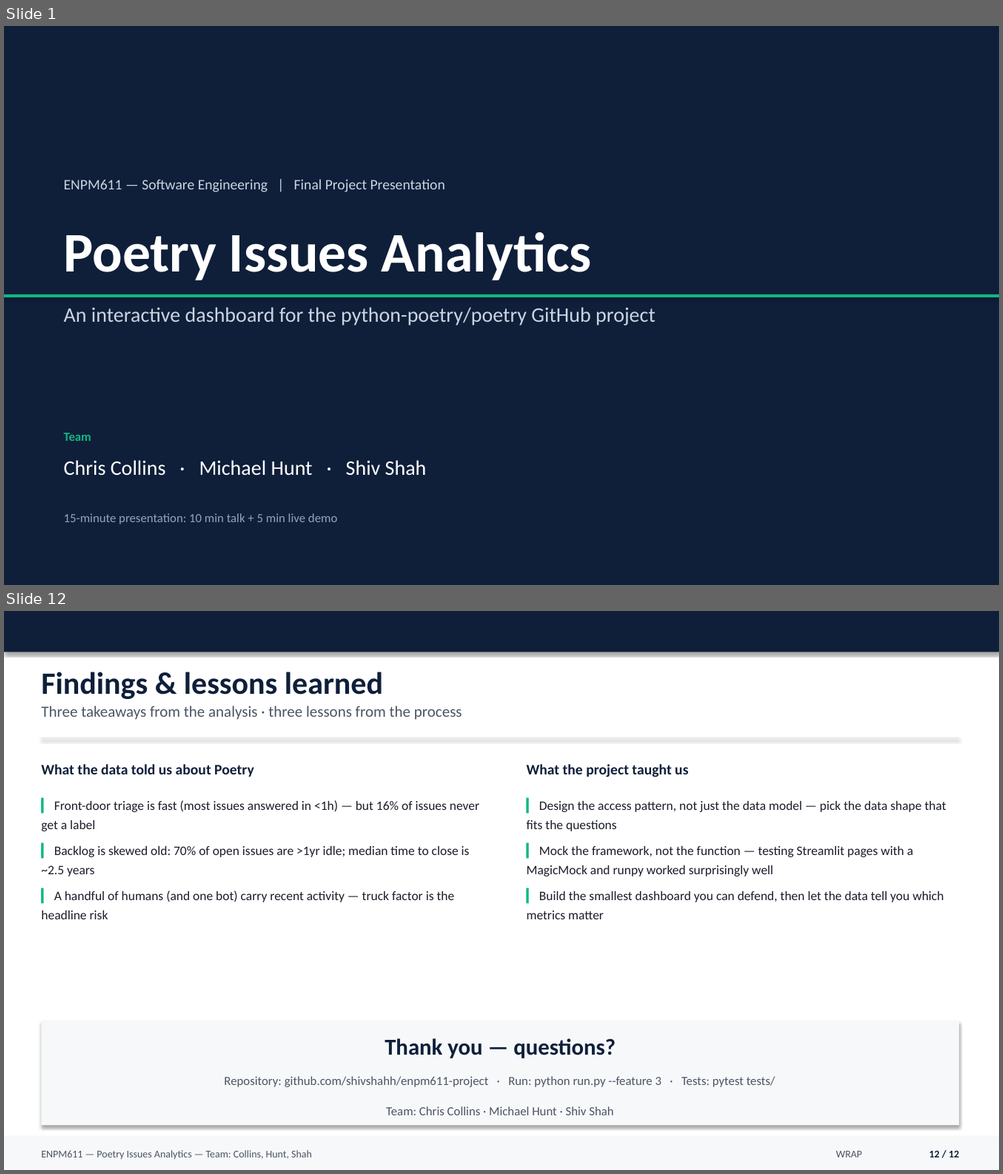
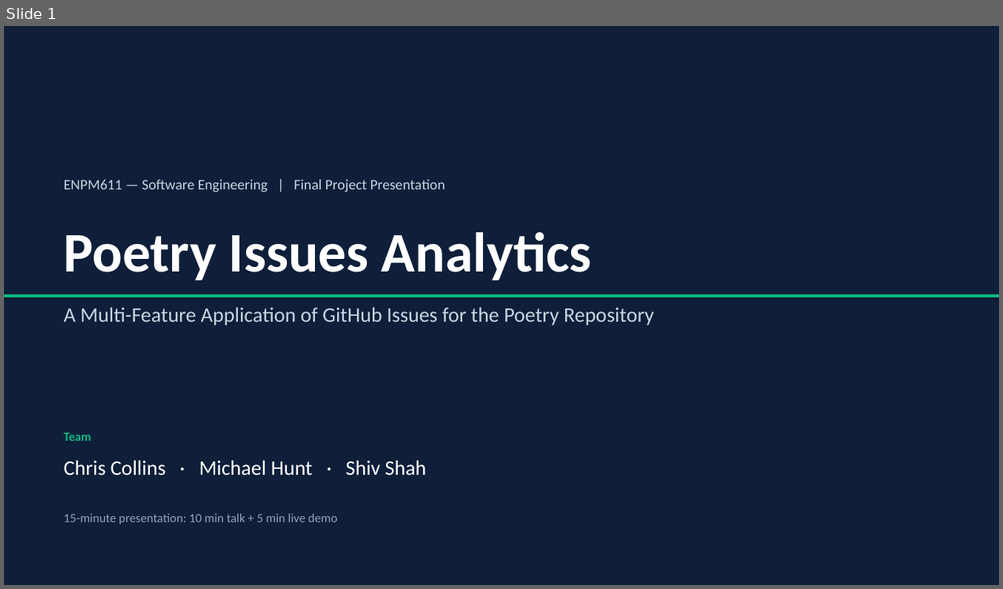
Before and after one commit to shivshahh/enpm611-project, a slide deck: presentation/ENPM611_Final_Presentation.pptx. Shown one above the other, each under a label of ours: slides 1 and 12 before the commit, slide 1 after it; the slides between them are not shown. The pictures are 1003x1174 and 1003x589 pixels, drawn with LibreOffice and Linux fonts; fonts in the diff are those of the drawing. Boxes give left, top, right and bottom in pixels: in the first picture for what was removed or moved away, otherwise in the second. Text is boxed around its words. In the diff, an @@ line names an element or a change of style, - is before the commit and + after.

```diff
--- a/presentation/ENPM611_Final_Presentation.pptx
+++ b/presentation/ENPM611_Final_Presentation.pptx
@@ slide 12 removed at bbox=[4, 611, 999, 1170], background #FFFFFF @@
@@ rectangle removed at bbox=[4, 611, 999, 652] @@
@@ text removed at bbox=[41, 672, 383, 699] @@
-Findings & lessons learned
@@ text removed at bbox=[41, 706, 462, 720] @@
-Three takeaways from the analysis · three lessons from the process
@@ rectangle removed at bbox=[41, 738, 959, 739] @@
@@ text removed at bbox=[41, 764, 254, 777] @@
-What the data told us about Poetry
@@ text removed at bbox=[526, 764, 688, 777] @@
-What the project taught us
@@ text removed at bbox=[41, 800, 479, 920] @@
-▎ Front-door triage is fast (most issues answered in <1h) — but 16% of issues never get a label
-▎ Backlog is skewed old: 70% of open issues are >1yr idle; median time to close is ~2.5 years
-▎ A handful of humans (and one bot) carry recent activity — truck factor is the headline risk
@@ text removed at bbox=[526, 801, 946, 920] @@
-▎ Design the access pattern, not just the data model — pick the data shape that fits the questions
-▎ Mock the framework, not the function — testing Streamlit pages with a MagicMock and runpy worked surprisingly well
-▎ Build the smallest dashboard you can defend, then let the data tell you which metrics matter
@@ rectangle removed at bbox=[41, 1022, 959, 1126] @@
@@ text removed at bbox=[384, 1039, 615, 1059] @@
-Thank you — questions?
@@ text removed at bbox=[224, 1076, 775, 1088] @@
-Repository: github.com/shivshahh/enpm611-project · Run: python run.py --feature 3 · Tests: pytest tests/
@@ text removed at bbox=[386, 1107, 613, 1116] @@
-Team: Chris Collins · Michael Hunt · Shiv Shah
@@ rectangle removed at bbox=[4, 1137, 999, 1170] @@
@@ text removed at bbox=[41, 1150, 312, 1159] @@
-ENPM611 — Poetry Issues Analytics — Team: Collins, Hunt, Shah
@@ text removed at bbox=[836, 1151, 862, 1158] @@
-WRAP
@@ text removed at bbox=[929, 1151, 959, 1158] @@
-12 / 12
@@ slide 1 changed as well @@
@@ text at bbox=[64, 307, 654, 326]: text changed @@
-An interactive dashboard for the python-poetry/poetry GitHub project
+A Multi-Feature Application of GitHub Issues for the Poetry Repository
```
Also in this commit, not shown: 4 other slides changed, 4 slides added, 6 other slides removed.
